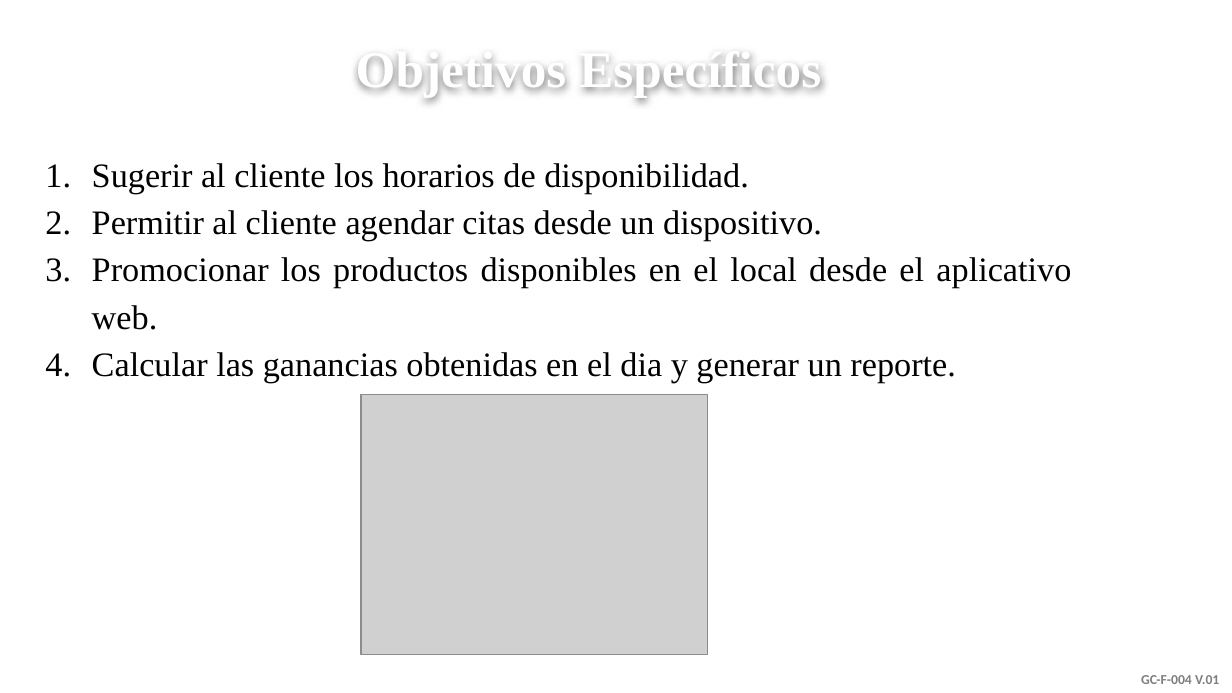
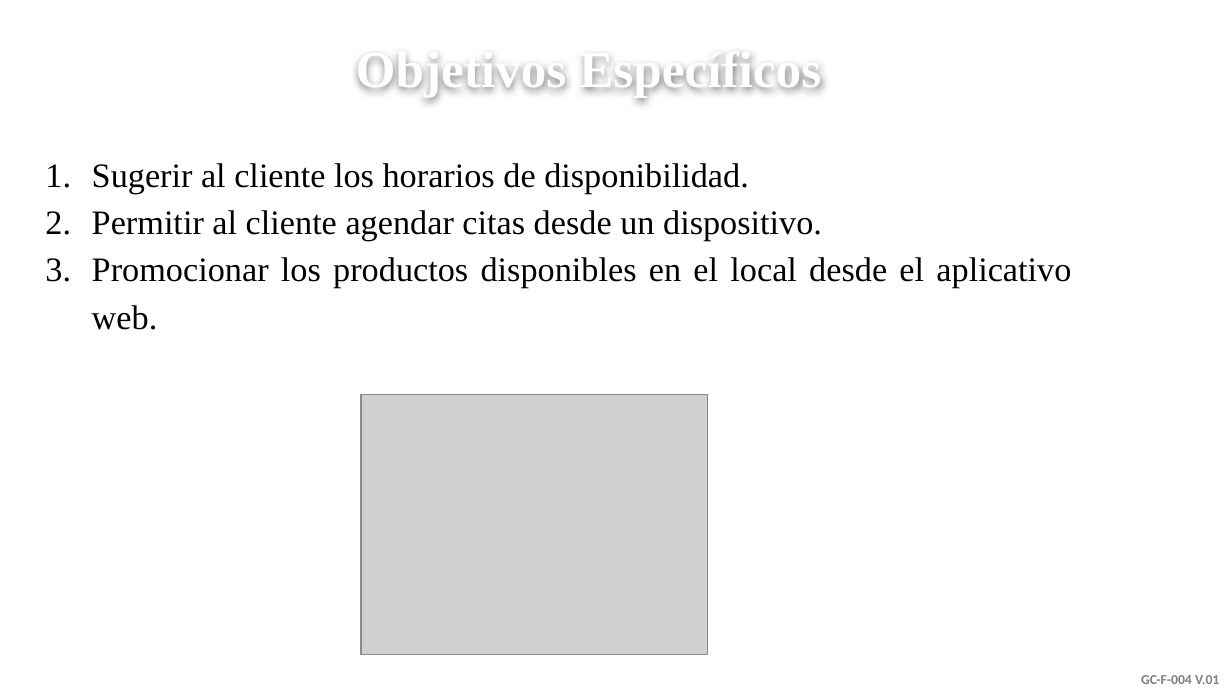
Before and after one commit to senaceet/Kyukeisho_New, a slide deck: slide 5 of 1- Analisis/1- Presentación/Presentación_Componente_Metodologico.pptx. Drawn at 1232x693 pixels with LibreOffice and Linux fonts; fonts in the diff are those of the drawing; grey boxes stand for pictures; background and template pictures are left out. Boxes give left, top, right and bottom in pixels: in the first picture for what was removed or moved away, otherwise in the second. Text is boxed around its words. In the diff, an @@ line names an element or a change of style, - is before the commit and + after.

```diff
--- a/1- Analisis/1- Presentación/Presentación_Componente_Metodologico.pptx
+++ b/1- Analisis/1- Presentación/Presentación_Componente_Metodologico.pptx
@@ text at [92, 352, 956, 383]: paragraph removed @@
-4. Calcular las ganancias obtenidas en el dia y generar un reporte.
```
Also in this commit, not shown: 6 other slides changed.
